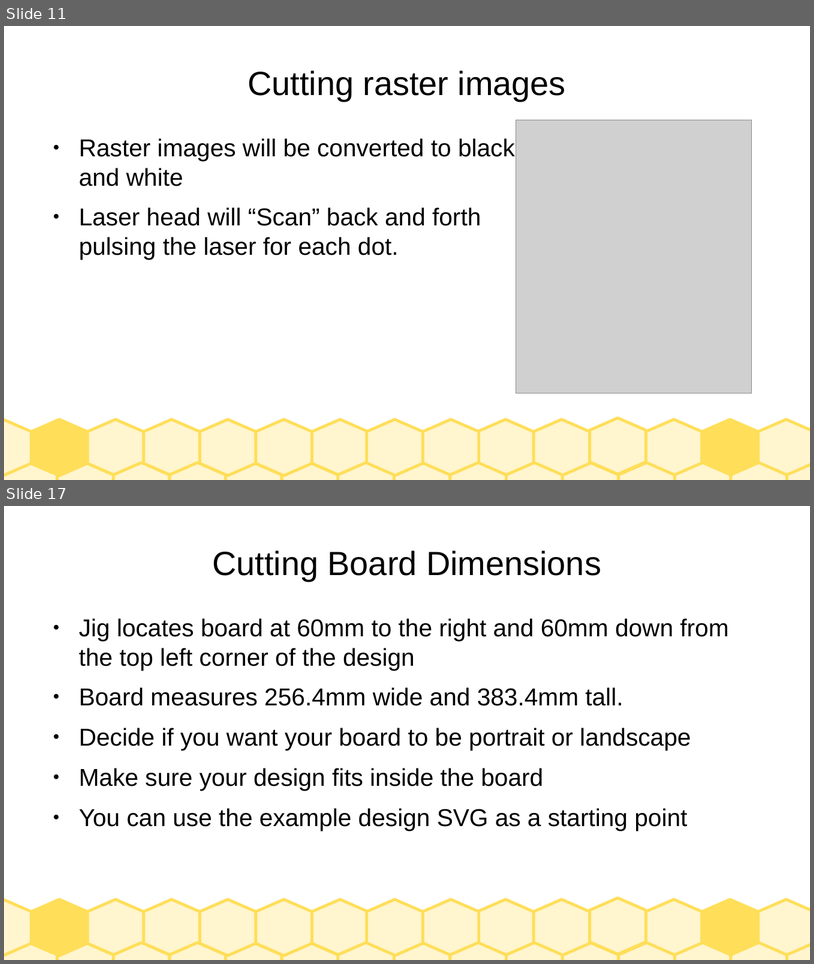
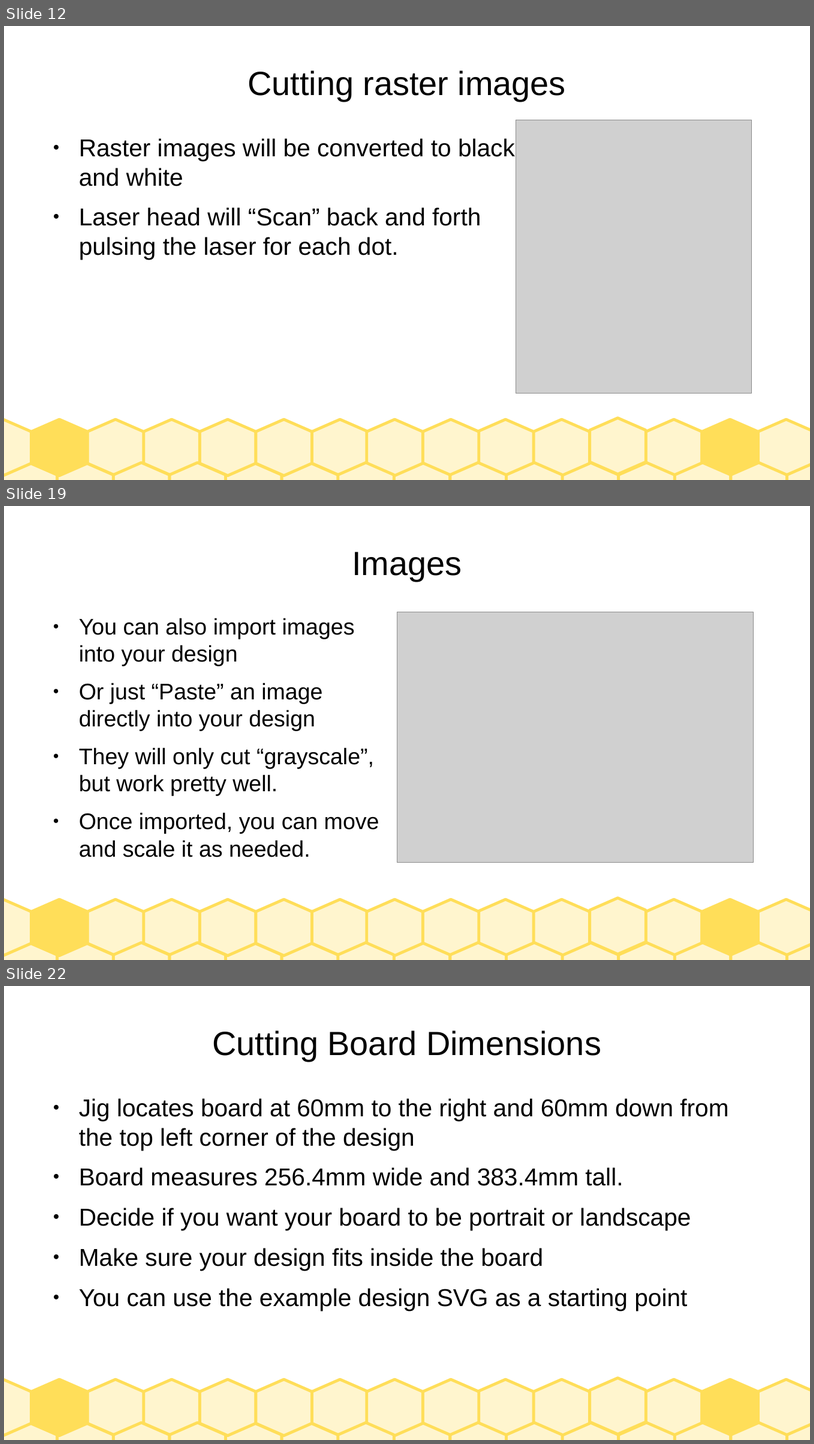
Before and after one commit to jarney/SparkStudioSalem-IndustrialLaserCutters, a slide deck: Training-GeneralPublic.odp. Shown one above the other, each under a label of ours: slides 11 and 17 before the commit, slides 12, 19 and 22 after it; the slides between them are not shown. The pictures are 814x964 and 814x1444 pixels, drawn with LibreOffice and Linux fonts; fonts in the diff are those of the drawing; grey boxes stand for pictures. Boxes give left, top, right and bottom in pixels: in the first picture for what was removed or moved away, otherwise in the second. Text is boxed around its words. In the diff, an @@ line names an element or a change of style, - is before the commit and + after.

```diff
--- a/Training-GeneralPublic.odp
+++ b/Training-GeneralPublic.odp
@@ slide 19 added at box(4, 506, 810, 960), background #FFFFFF; not listed: 30 template elements that a slide beside it also shows @@
@@ title added at box(352, 552, 462, 581), 33 pt, text #000000 @@
+Images
@@ picture added at box(398, 612, 754, 862) @@
@@ text added at box(79, 618, 380, 857), 22.2 pt, text #000000 @@
+● You can also import images into your design
+● Or just “Paste” an image directly into your design
+● They will only cut “grayscale”, but work pretty well.
+● Once imported, you can move and scale it as needed.
@@ what was slide 11 is now slide 12 @@
@@ what was slide 17 is now slide 22 @@
```
Also in this commit, not shown: 13 slides changed, 5 other slides added, 1 slide removed, 3 other files.
